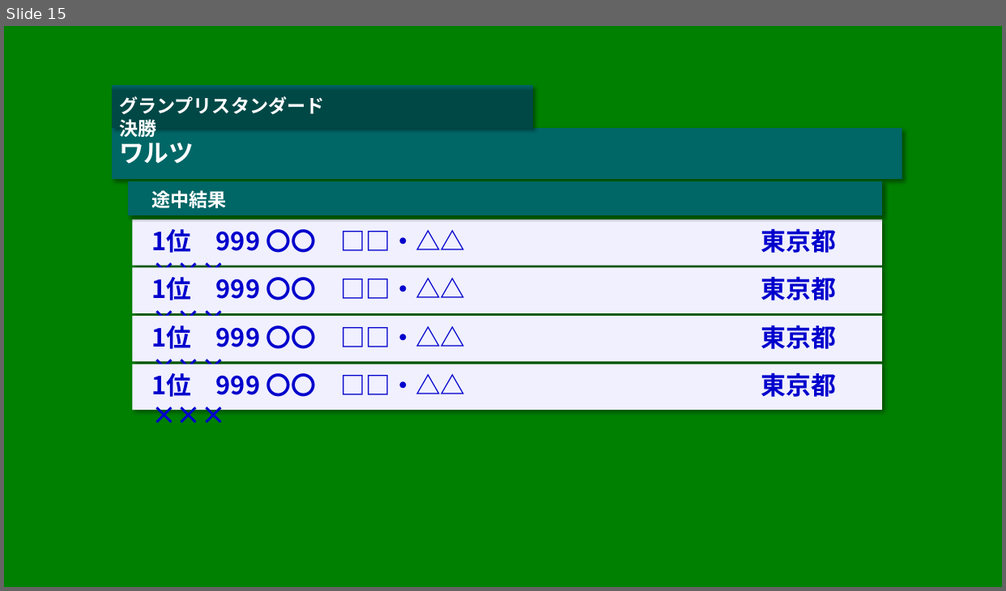
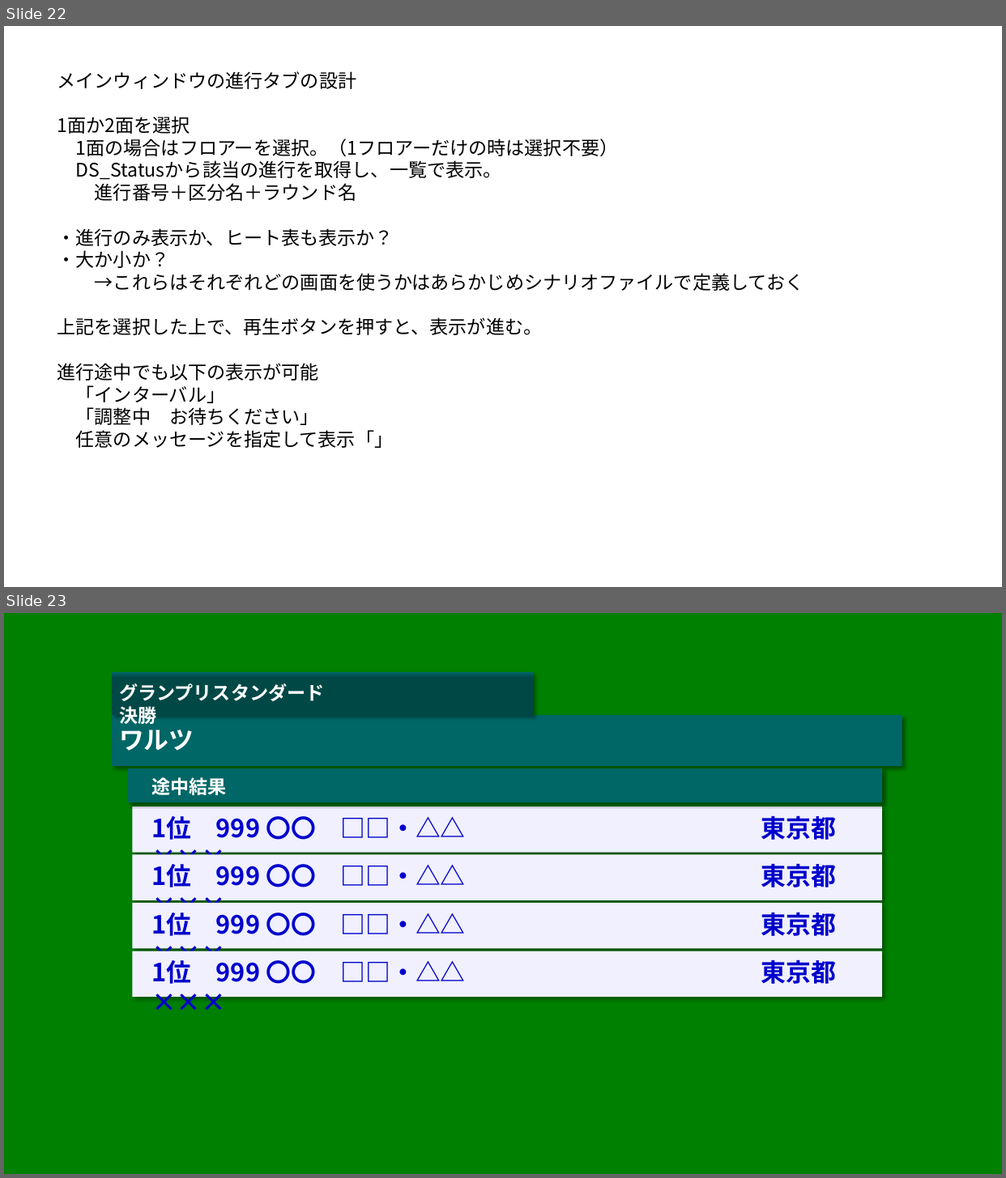
Before and after one commit to fumisaku/DSDsp, a slide deck: 画面デザイン.pptx. Shown one above the other, each under a label of ours: slide 15 before the commit, slides 22 and 23 after it. The pictures are 1006x591 and 1006x1178 pixels, drawn with LibreOffice and Linux fonts; fonts in the diff are those of the drawing. Boxes give left, top, right and bottom in pixels: in the first picture for what was removed or moved away, otherwise in the second. Text is boxed around its words. In the diff, an @@ line names an element or a change of style, - is before the commit and + after.

```diff
--- a/画面デザイン.pptx
+++ b/画面デザイン.pptx
@@ slide 22 added at [4, 26, 1002, 587], background #FFFFFF @@
@@ text added at [57, 71, 803, 448], 18 pt, text #000000 @@
+メインウィンドウの進行タブの設計
+1面か2面を選択
+1面の場合はフロアーを選択。（1フロアーだけの時は選択不要）
+DS_Statusから該当の進行を取得し、一覧で表示。
+進行番号＋区分名＋ラウンド名
+・進行のみ表示か、ヒート表も表示か？
+・大か小か？
+→これらはそれぞれどの画面を使うかはあらかじめシナリオファイルで定義しておく
+上記を選択した上で、再生ボタンを押すと、表示が進む。
+進行途中でも以下の表示が可能
+「インターバル」
+「調整中 お待ちください」
+任意のメッセージを指定して表示「」
@@ what was slide 15 is now slide 23 @@
```
Also in this commit, not shown: 4 slides changed, 10 other slides added, 3 slides removed, 53 other files.
